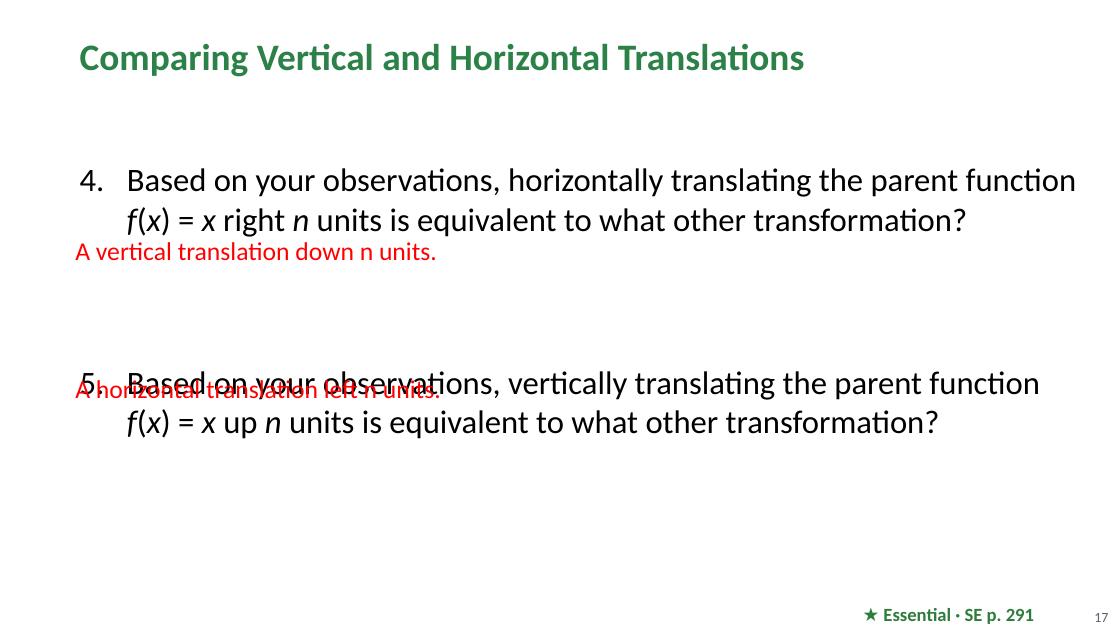
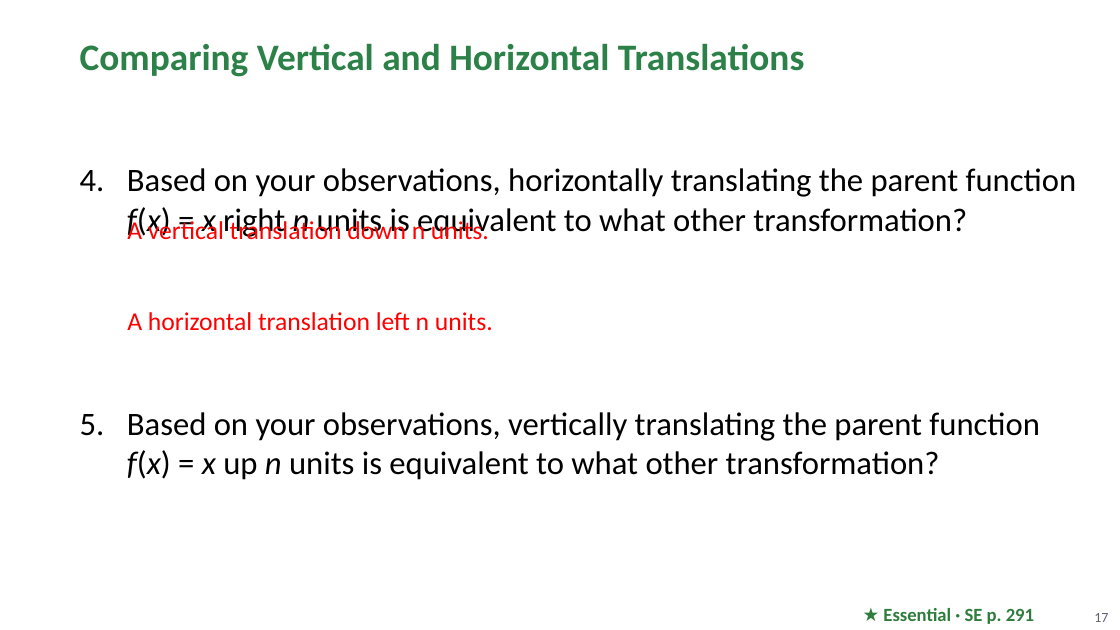
Before and after one commit to Apolloat2022/Algebra1M2U1L4, a slide deck: slide 17 of Module 2 topic 2/BLMathematics_AlgI_M2_T2_L2_LessonSlides_ENG_with_answers.pptx. Drawn at 1120x630 pixels with LibreOffice and Linux fonts; fonts in the diff are those of the drawing; background and template pictures are left out. Boxes give left, top, right and bottom in pixels: in the first picture for what was removed or moved away, otherwise in the second. Text is boxed around its words. In the diff, an @@ line names an element or a change of style, - is before the commit and + after.

```diff
--- a/Module 2 topic 2/BLMathematics_AlgI_M2_T2_L2_LessonSlides_ENG_with_answers.pptx
+++ b/Module 2 topic 2/BLMathematics_AlgI_M2_T2_L2_LessonSlides_ENG_with_answers.pptx
@@ text "Based on your observations, horizontally ..." at (x1=127, y1=168, x2=1077, y2=480): more space between paragraphs @@
@@ text "A vertical translation down n ..." moved from (x1=75, y1=242, x2=437, y2=261) to (x1=127, y1=218, x2=489, y2=240) @@
@@ text "A horizontal translation left n ..." moved from (x1=75, y1=377, x2=441, y2=399) to (x1=127, y1=312, x2=493, y2=331) @@
```
Also in this commit, not shown: 9 other slides changed, 4 other files.
